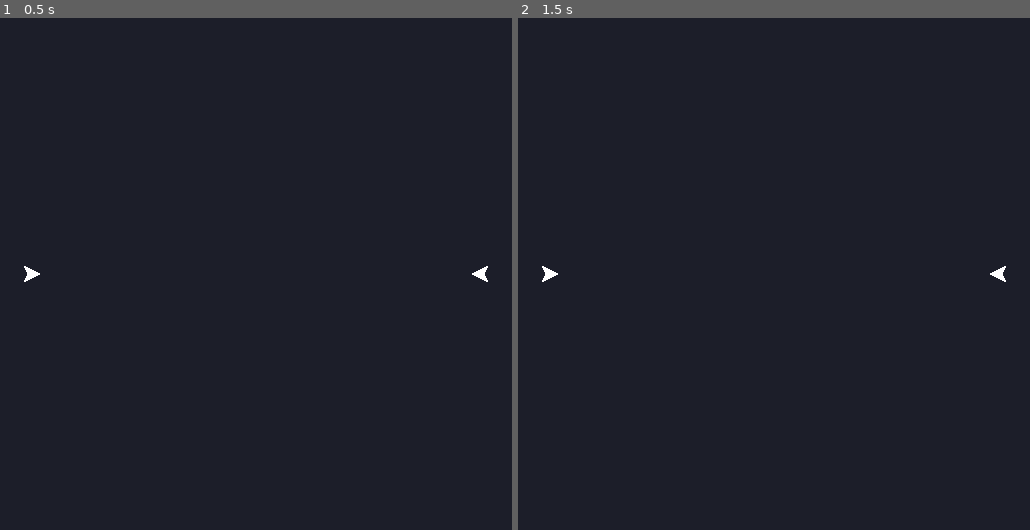
Above: before the commit, frames 1-2 (left to right).
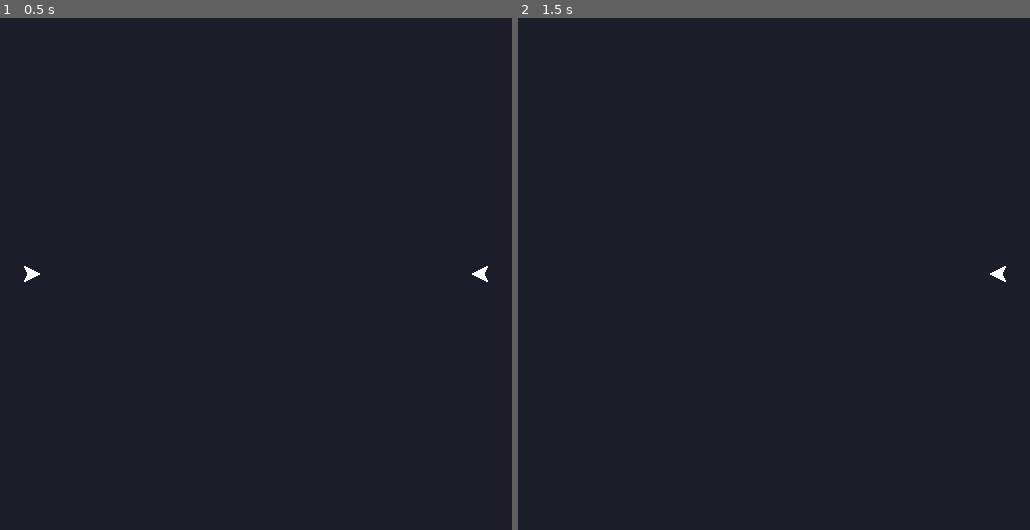
Above: after the commit, the same moments.

Repository: Alexander-Jordan/spacewar-godot
Game: Godot game, scene res://stages/main.tscn
The game is run twice, just before and just after one commit, with the same random seed, the same clock (stepped at 60 frames per second) and the same inputs.
Inputs:
- Up to frame 1 (0.5 s): no input
- Up to frame 2 (1.5 s): tap Enter at 0.5 s

Frame 1 is identical in both runs. In frame 2, less than 0.1% of the frame differs, in the area x 4-8%, y 48-52%.

Commit message:
Implement shooting torpedos, and despawn

Diff:
--- a/entities/ship/ship.gd
+++ b/entities/ship/ship.gd
@@ -3,6 +3,10 @@
 @export_enum('p1', 'p2') var player: String = 'p1'
 @export var speed: int = 2
 @export var rotation_speed: int = 10
+@export var torpedo_spawner: Spawner2D
+
+@onready var destructor_2d: Destructor2D = $Destructor2D
+@onready var spawn_point: Vector2 = position
 
 var steering: float = 0.0
 var throttle: float = 0.0
@@ -13,12 +17,28 @@
 	accelerate(delta)
 	steer(delta)
 
+func _ready() -> void:
+	destructor_2d.destroyed.connect(func(): call_deferred('despawn'))
+
+func _unhandled_input(event: InputEvent) -> void:
+	if event.is_action_pressed(player + '_fire'):
+		torpedo_spawner.spawn(position + (self.transform.x * 10), self.transform.x)
+
 func accelerate(delta: float) -> void:
 	throttle = -Input.get_axis(player + '_up', player + '_down')
 	velocity += self.transform.x * throttle * speed * delta
 	velocity = velocity.clamp(Vector2(-velocity_max, -velocity_max), Vector2(velocity_max, velocity_max))
 	position += velocity
 
+func despawn() -> void:
+	visible = false
+	process_mode = Node.PROCESS_MODE_DISABLED
+
+func reset() -> void:
+	position = spawn_point
+	visible = true
+	process_mode = Node.PROCESS_MODE_INHERIT
+
 func steer(delta: float) -> void:
 	steering = Input.get_axis(player + '_left', player + '_right')
 	rotate(steering * rotation_speed * delta)
--- /dev/null
+++ b/entities/torpedo/torpedo.gd
@@ -0,0 +1,26 @@
+class_name Torpedo extends Spawnable2D
+
+@export var audio_stream_launch: AudioStream
+@export var speed: int = 500
+
+@onready var destructor_2d: Destructor2D = $Destructor2D
+@onready var random_audio_player_2d: RandomAudioPlayer2D = $RandomAudioPlayer2D
+@onready var timer: Timer = $Timer
+
+func _process(delta: float) -> void:
+	root_node.position += direction.normalized() * speed * delta
+
+func _ready() -> void:
+	destructor_2d.destructed.connect(func():
+		random_audio_player_2d.play_random_audio_and_await_finished(destructor_2d.audio_streams_destruct)
+	)
+	destructor_2d.destroyed.connect(func():
+		random_audio_player_2d.play_random_audio_and_await_finished(destructor_2d.audio_streams_destroyed)
+		call_deferred('despawn')
+	)
+	spawned.connect(func(_spawn_point: Vector2):
+		if audio_stream_launch != null:
+			random_audio_player_2d.play_random_audio_and_await_finished([audio_stream_launch])
+		timer.start()
+	)
+	timer.timeout.connect(func(): call_deferred('despawn'))
--- /dev/null
+++ b/entities/torpedo/torpedo.tscn
@@ -0,0 +1,30 @@
+[gd_scene load_steps=6 format=3 uid="uid://cxmuml076iij8"]
+
+[ext_resource type="Script" uid="uid://oolpubst6lay" path="res://entities/torpedo/torpedo.gd" id="1_pcahl"]
+[ext_resource type="Script" uid="uid://eghdb135e6by" path="res://common/destruct/destructor_2d.gd" id="2_5d145"]
+[ext_resource type="Script" uid="uid://dcd0awshy7bd1" path="res://common/random_audio_player/random_audio_player_2d.gd" id="3_bacl2"]
+[ext_resource type="Texture2D" uid="uid://bvo7rh0ovmeaq" path="res://entities/torpedo/torpedo.png" id="3_j3n64"]
+
+[sub_resource type="RectangleShape2D" id="RectangleShape2D_j3n64"]
+size = Vector2(4, 2)
+
+[node name="Torpedo" type="Node2D"]
+script = ExtResource("1_pcahl")
+metadata/_custom_type_script = "uid://oolpubst6lay"
+
+[node name="Destructor2D" type="Area2D" parent="."]
+script = ExtResource("2_5d145")
+metadata/_custom_type_script = "uid://eghdb135e6by"
+
+[node name="CollisionShape2D" type="CollisionShape2D" parent="Destructor2D"]
+shape = SubResource("RectangleShape2D_j3n64")
+
+[node name="RandomAudioPlayer2D" type="AudioStreamPlayer2D" parent="."]
+script = ExtResource("3_bacl2")
+metadata/_custom_type_script = "uid://dcd0awshy7bd1"
+
+[node name="Sprite2D" type="Sprite2D" parent="."]
+texture = ExtResource("3_j3n64")
+
+[node name="Timer" type="Timer" parent="."]
+one_shot = true
--- a/project.godot
+++ b/project.godot
@@ -56,6 +56,11 @@
 "events": [Object(InputEventKey,"resource_local_to_scene":false,"resource_name":"","device":-1,"window_id":0,"alt_press …(192 unchanged characters)…
 ]
 }
+p1_fire={
+"deadzone": 0.2,
+"events": [Object(InputEventKey,"resource_local_to_scene":false,"resource_name":"","device":-1,"window_id":0,"alt_pressed":false,"shift_pressed":false,"ctrl_pressed":false,"meta_pressed":false,"pressed":false,"keycode":0,"physical_keycode":32,"key_label":0,"unicode":32,"location":0,"echo":false,"script":null)
+]
+}
 p2_up={
 "deadzone": 0.2,
 "events": [Object(InputEventKey,"resource_local_to_scene":false,"resource_name":"","device":-1,"window_id":0,"alt_press …(195 unchanged characters)…
@@ -76,6 +81,11 @@
 "events": [Object(InputEventKey,"resource_local_to_scene":false,"resource_name":"","device":-1,"window_id":0,"alt_press …(195 unchanged characters)…
 ]
 }
+p2_fire={
+"deadzone": 0.2,
+"events": [Object(InputEventKey,"resource_local_to_scene":false,"resource_name":"","device":-1,"window_id":0,"alt_pressed":false,"shift_pressed":false,"ctrl_pressed":false,"meta_pressed":false,"pressed":false,"keycode":0,"physical_keycode":4194309,"key_label":0,"unicode":0,"location":0,"echo":false,"script":null)
+]
+}
 
 [rendering]
 
--- a/stages/main.tscn
+++ b/stages/main.tscn
@@ -1,13 +1,22 @@
-[gd_scene load_steps=2 format=3 uid="uid://1qik0ccbibv1"]
+[gd_scene load_steps=4 format=3 uid="uid://1qik0ccbibv1"]
 
 [ext_resource type="PackedScene" uid="uid://w2xu50meddru" path="res://entities/ship/ship.tscn" id="1_72s8x"]
+[ext_resource type="Script" uid="uid://dnpfep1pihk30" path="res://common/spawnable/spawner_2d.gd" id="2_7iyax"]
+[ext_resource type="PackedScene" uid="uid://cxmuml076iij8" path="res://entities/torpedo/torpedo.tscn" id="3_0oqm6"]
 
 [node name="Main" type="Node2D"]
 
-[node name="Ship" parent="." instance=ExtResource("1_72s8x")]
+[node name="Ship" parent="." node_paths=PackedStringArray("torpedo_spawner") instance=ExtResource("1_72s8x")]
 position = Vector2(32, 256)
+torpedo_spawner = NodePath("../torpedo_spawner")
 
-[node name="Ship2" parent="." instance=ExtResource("1_72s8x")]
+[node name="Ship2" parent="." node_paths=PackedStringArray("torpedo_spawner") instance=ExtResource("1_72s8x")]
 position = Vector2(480, 256)
 rotation = 3.14159
 player = "p2"
+torpedo_spawner = NodePath("../torpedo_spawner")
+
+[node name="torpedo_spawner" type="Node2D" parent="."]
+script = ExtResource("2_7iyax")
+spawnable_scene = ExtResource("3_0oqm6")
+metadata/_custom_type_script = "uid://dnpfep1pihk30"
Not shown, added: entities/torpedo/torpedo.gd.uid
Binary file added: entities/torpedo/torpedo.png
Not shown, added: entities/torpedo/torpedo.png.import
